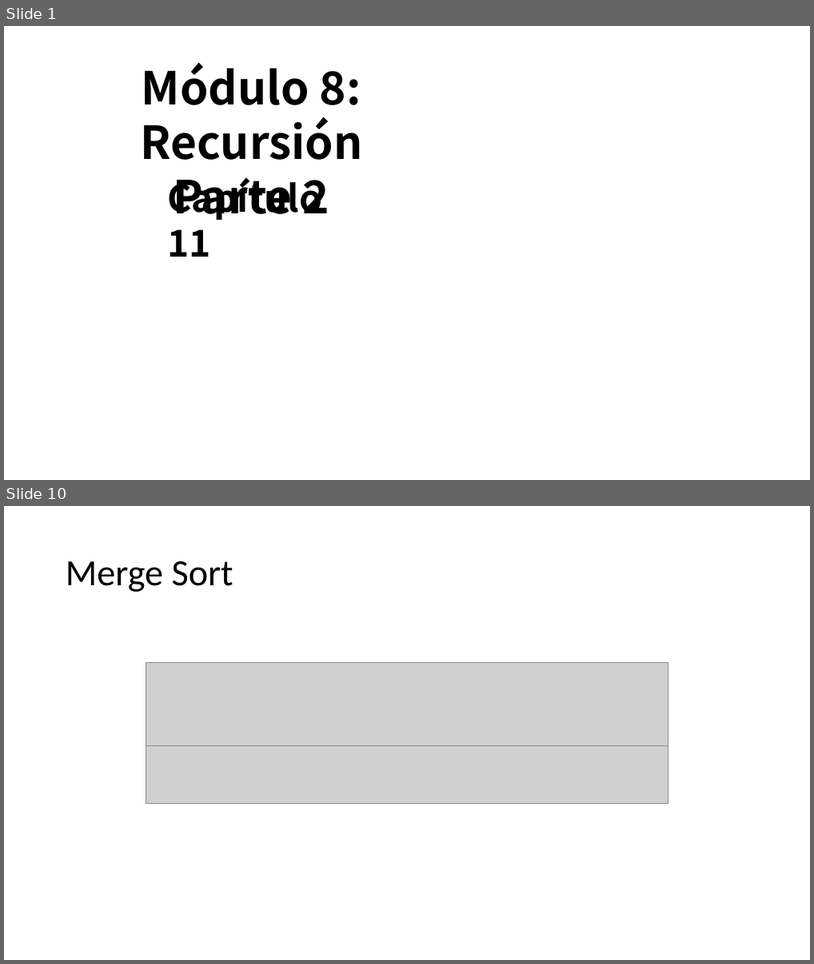
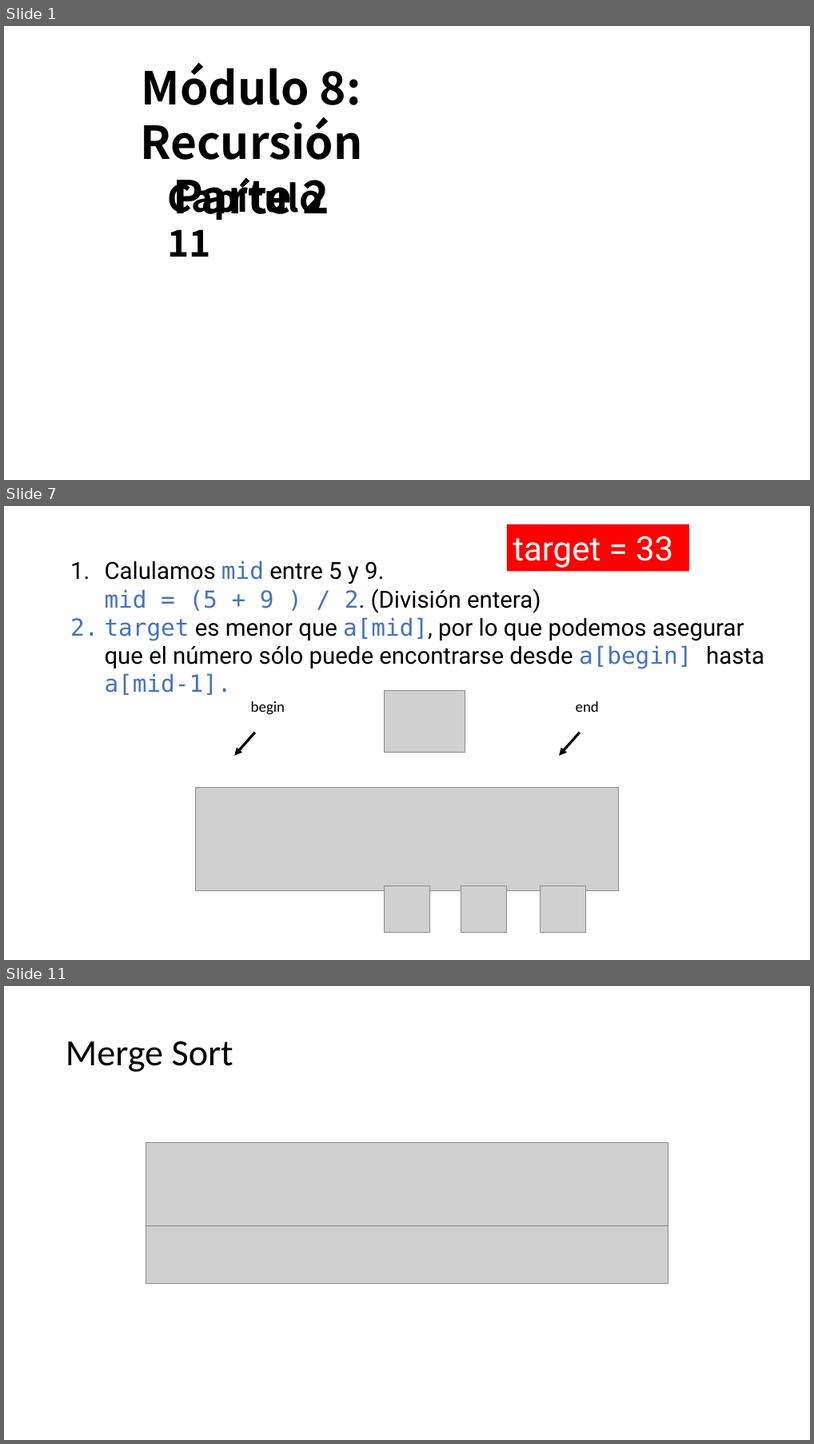
Before and after one commit to OMardil/INFO2, a slide deck: MOD08_Recursion/01 Presentacion/INFO2_MOD08_2-Busqueda_Binaria.pptx. Shown one above the other, each under a label of ours: slides 1 and 10 before the commit, slides 1, 7 and 11 after it; the slides between them are not shown. The pictures are 814x964 and 814x1444 pixels, drawn with LibreOffice and Linux fonts; fonts in the diff are those of the drawing; grey boxes stand for pictures; background and template pictures are left out. Boxes give left, top, right and bottom in pixels: in the first picture for what was removed or moved away, otherwise in the second. Text is boxed around its words. In the diff, an @@ line names an element or a change of style, - is before the commit and + after.

```diff
--- a/MOD08_Recursion/01 Presentacion/INFO2_MOD08_2-Busqueda_Binaria.pptx
+++ b/MOD08_Recursion/01 Presentacion/INFO2_MOD08_2-Busqueda_Binaria.pptx
@@ slide 7 added at bbox=[4, 506, 810, 960], background #FFFFFF @@
@@ rectangle added at bbox=[507, 524, 690, 571], fill #FF0000, 40 pt, text #FFFFFF @@
+target = 33
@@ text added at bbox=[105, 560, 765, 695], 28 pt, text #000000 @@
+1. Calulamos mid entre 5 y 9.
+   mid = (5 + 9 ) / 2. (División entera)
+2. target es menor que a[mid], por lo que podemos asegurar que el número sólo puede encontrarse desde a[begin] hasta a[mid-1].
@@ picture added at bbox=[384, 691, 465, 752] @@
@@ text added at bbox=[251, 701, 285, 715], 18 pt, text #000000 @@
+begin
@@ text added at bbox=[576, 701, 599, 712], 18 pt, text #000000 @@
+end
@@ arrow added from (255, 732) to (234, 756), #000000 3 pt @@
@@ arrow added from (580, 732) to (559, 756), #000000 3 pt @@
@@ picture added at bbox=[196, 788, 619, 891] @@
@@ picture added at bbox=[384, 886, 430, 932] @@
@@ picture added at bbox=[462, 886, 507, 932] @@
@@ picture added at bbox=[540, 886, 586, 932] @@
@@ what was slide 10 is now slide 11 @@
```
Also in this commit, not shown: 2 slides changed, 6 other slides added, 6 slides removed.
